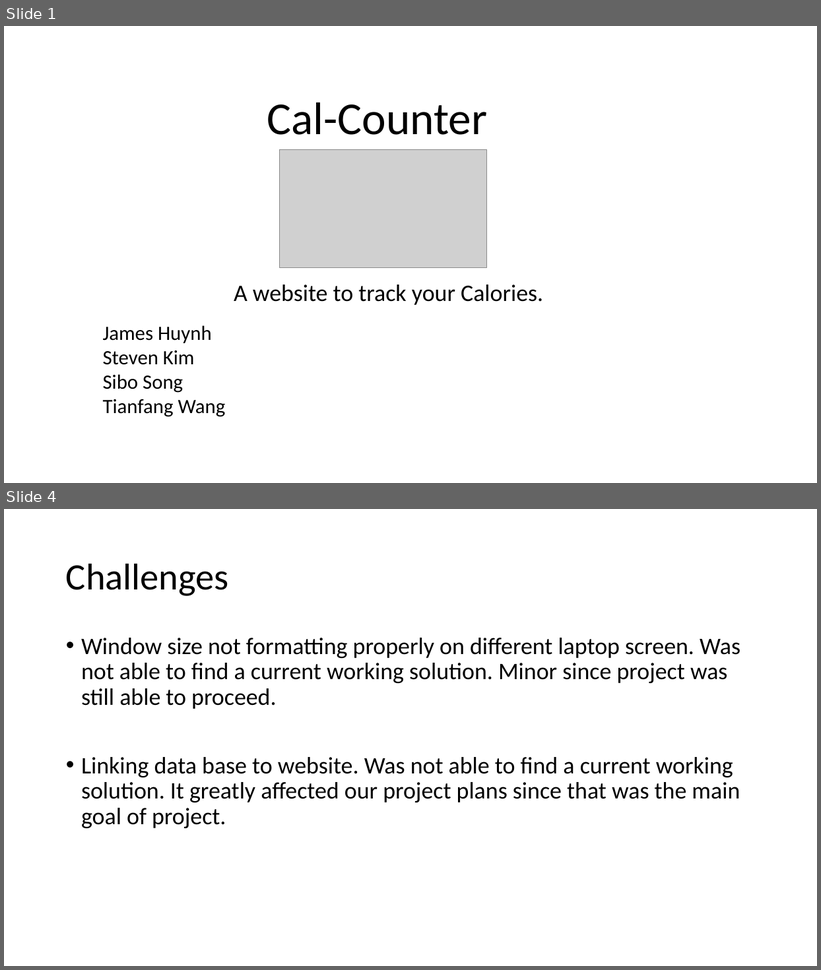
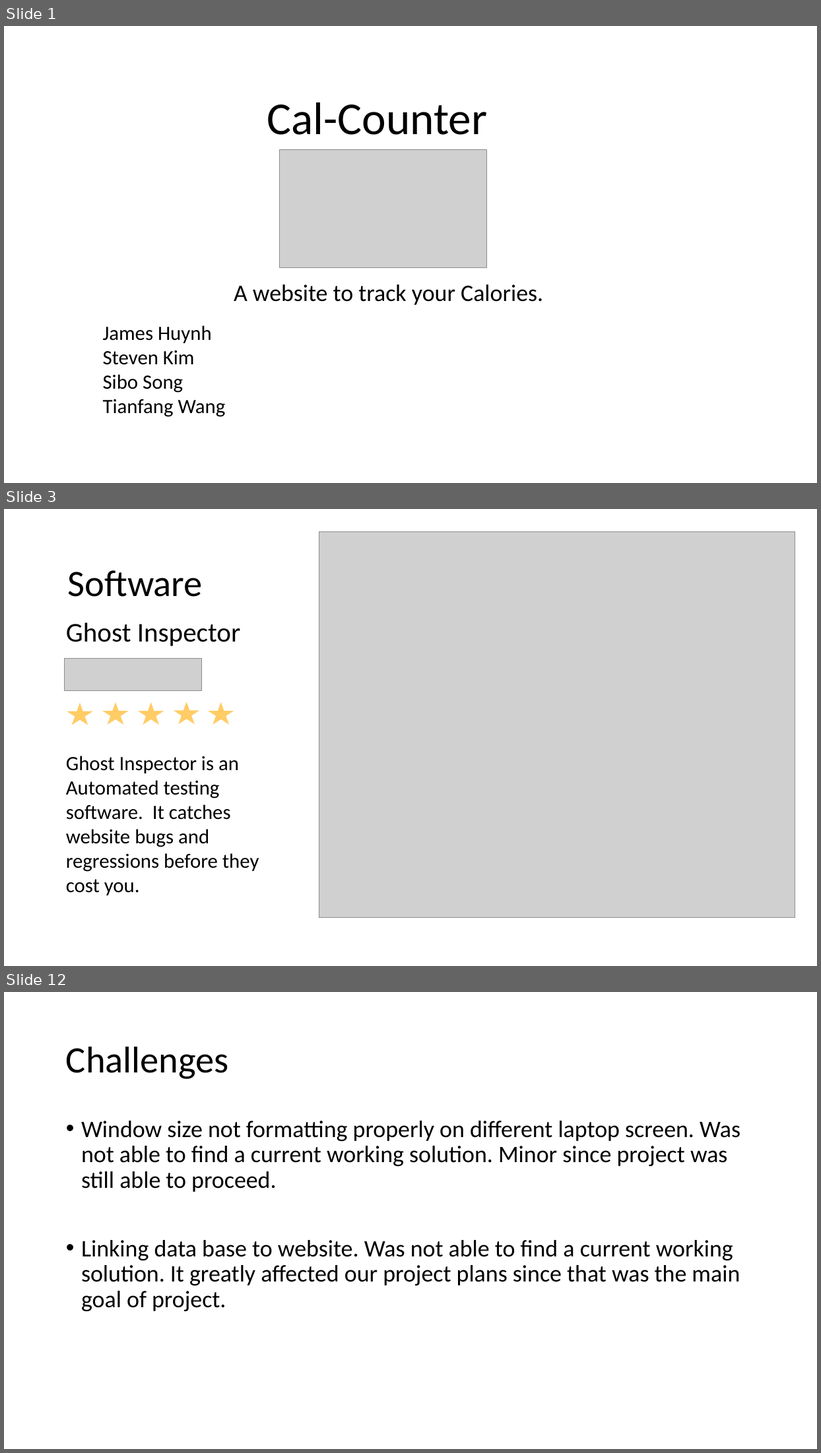
Before and after one commit to stki9539/Calorie-Website, a slide deck: ppt2.pptx. Shown one above the other, each under a label of ours: slides 1 and 4 before the commit, slides 1, 3 and 12 after it; the slides between them are not shown. The pictures are 821x970 and 821x1453 pixels, drawn with LibreOffice and Linux fonts; fonts in the diff are those of the drawing; grey boxes stand for pictures; background and template pictures are left out. Boxes give left, top, right and bottom in pixels: in the first picture for what was removed or moved away, otherwise in the second. Text is boxed around its words. In the diff, an @@ line names an element or a change of style, - is before the commit and + after.

```diff
--- a/ppt2.pptx
+++ b/ppt2.pptx
@@ slide 3 added at (4,509,817,966), background picture (left out) @@
@@ picture added at (319,532,795,918) @@
@@ text added at (68,570,203,597), 44 pt, text #000000 @@
+Software
@@ text added at (66,623,241,646), 32 pt, text #000000 @@
+Ghost Inspector
@@ picture added at (64,658,201,691) @@
@@ star added at (64,700,96,727), fill #FFCC66, outline #FFFFFF 1.5 pt @@
@@ star added at (100,700,131,727), fill #FFCC66, outline #FFFFFF 1.5 pt @@
@@ star added at (136,700,167,727), fill #FFCC66, outline #FFFFFF 1.5 pt @@
@@ star added at (171,700,202,726), fill #FFCC66, outline #FFFFFF 1.5 pt @@
@@ star added at (205,700,236,726), fill #FFCC66, outline #FFFFFF 1.5 pt @@
@@ text added at (66,756,259,896), 24 pt, text #000000 @@
+Ghost Inspector is an Automated testing software. It catches website bugs and regressions before they cost you.
@@ what was slide 4 is now slide 12 @@
```
Also in this commit, not shown: 2 slides changed, 8 other slides added.
